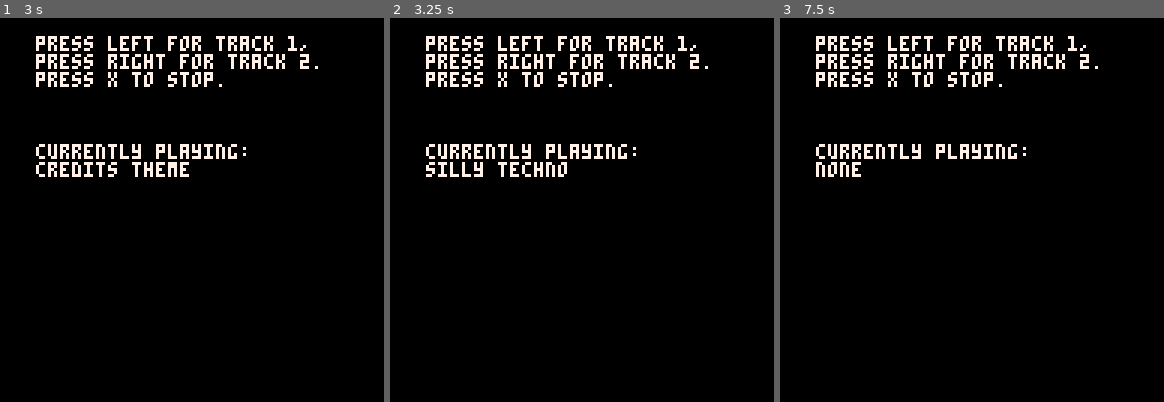
Above: before the commit, frames 1-3 (left to right).
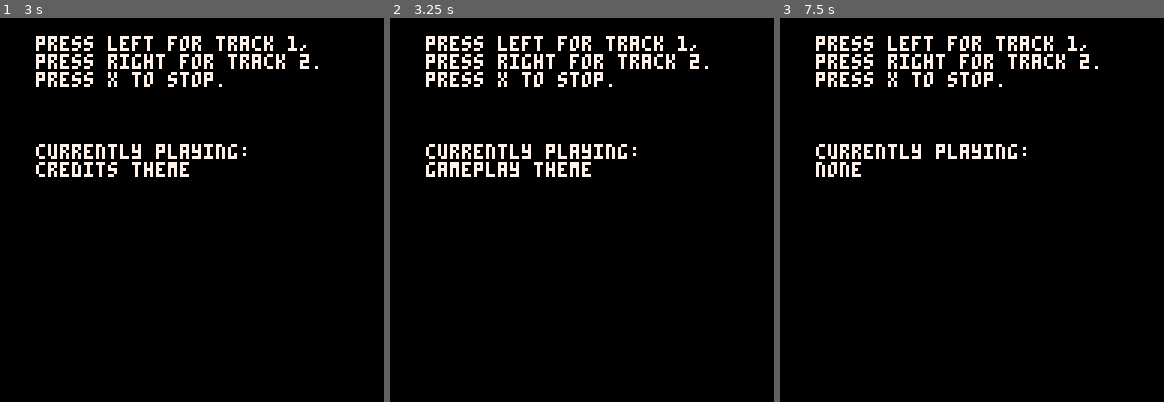
Above: after the commit, the same moments.

Repository: letstalkaboutdune/Pico-8
Game: PICO-8 cartridge carts/gunlander_music.p8
Two runs of this game, one before a commit and one after it. Both use one fixed random seed, a clock stepped at 60 frames per second and the inputs below.
Inputs:
- Up to frame 1 (3 s): tap X (X key) at 0.33, 1.07, 1.85, 2.97 s; hold Right 1.6-2.1 s; hold Up 2.15-2.42 s; hold Right from 2.47 s (still down)
- Up to frame 2 (3.25 s): release Right at 3.03 s; hold Left from 3.08 s (still down)
- Up to frame 3 (7.5 s): release Left at 3.58 s; hold Right 4.02-4.68 s; tap X (X key) every 1.12 s from 4.08 to 7.43 s; hold Up 4.73-5.03 s; hold Left 5.08-5.68 s; hold Right 6.08-6.58 s; hold Right 6.63-7.13 s; hold Up 7.18-7.45 s

Frame 1 is identical in both runs. In frame 2, 0.6% of the frame differs, in the area x 9-53%, y 37-42%; in frame 3, nothing differs.

Commit message:
Memory cleanup
Restructured music banks and added documentation

Diff:
--- a/carts/gunlander_music.p8
+++ b/carts/gunlander_music.p8
@@ -4,23 +4,21 @@
 --music selection
 track=0
 name="none"
-mode=0
-loop=0
+--mode=0
+--loop=0
 
 function selecttrack()
  if btn(0) then
   track=0
-  mode=0
+  --mode=0
   music(track)
  elseif btn(1) then
   track=16
-  mode=0
+  --mode=0
   music(track)
  elseif btn(5) then
   music(63) --empty pattern to stop
-  mode=0
---[[ elseif btn(2) then
-  mode=1]]
+  --mode=0
  end
 end
 
@@ -28,35 +26,44 @@
  if stat(24)==-1 then
   name="none"
  elseif stat(24)>-1 and stat(24)<16 then
-  name="silly techno"
+  name="gameplay theme"
  elseif stat(24)>15 and stat(24)<24 then
   name="credits theme"
  end
 end
 
---[[function testmode()
+--[[function loopcontrol()
  if mode==1 then
   if stat(24)==-1 then
    if loop==0 then
+    loop+=1
     music(0)
-    loop+=1
-   elseif loop==1 then
+   elseif loop>0 and loop<=3 then
     music(1)
     loop+=1
-   elseif loop==2 then
+   elseif loop>3 and loop<=7 then
     music(2)
     loop+=1
-   elseif loop==3 then
+   elseif loop>7 and loop<=11 then
     music(3)
+    loop+=1
+   elseif loop>11 then
     loop=0
-    mode=0
    end
   end
  end
 end]]
+--[[loop control
+  loop#     section
+  -----------------
+  0         intro
+  1-3       A
+  4-7       B
+  8-11      C
+]]
 
 function _update()
- --testmode()
+ --loopcontrol()
  selecttrack()
  detecttrack()
 end
@@ -72,8 +79,9 @@
  --draw the music selection
  print("\n\ncurrently playing:\n" ..name, 12, 30, 7)
 
- --debug for test test
+ --debug for loop control
  --print("\nmode = " ..mode)
+ --print("loop = " ..loop)
 end
 
 
Not shown, changed: 42 lines of the sprite sheet (__gfx__) section of carts/gunlander_music.p8
Not shown, changed: the music (__music__) section of carts/gunlander_music.p8
Not shown, changed: the sound effects (__sfx__) section of carts/gunlander_music.p8
Not shown, changed: .gitignore
Not shown, added: Gun Lander Music Notes
